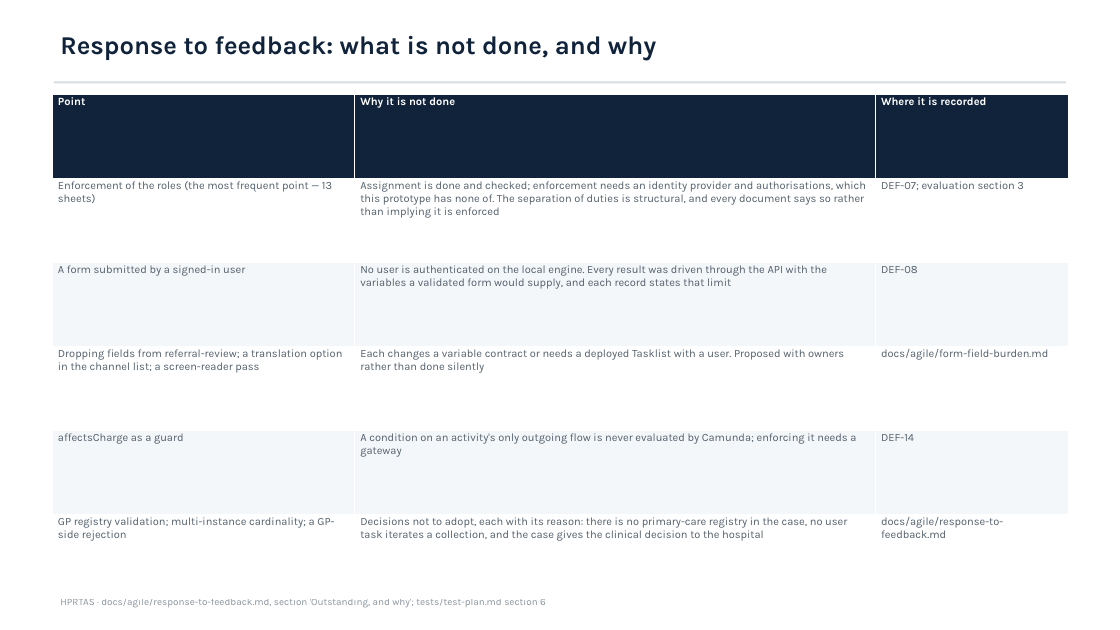
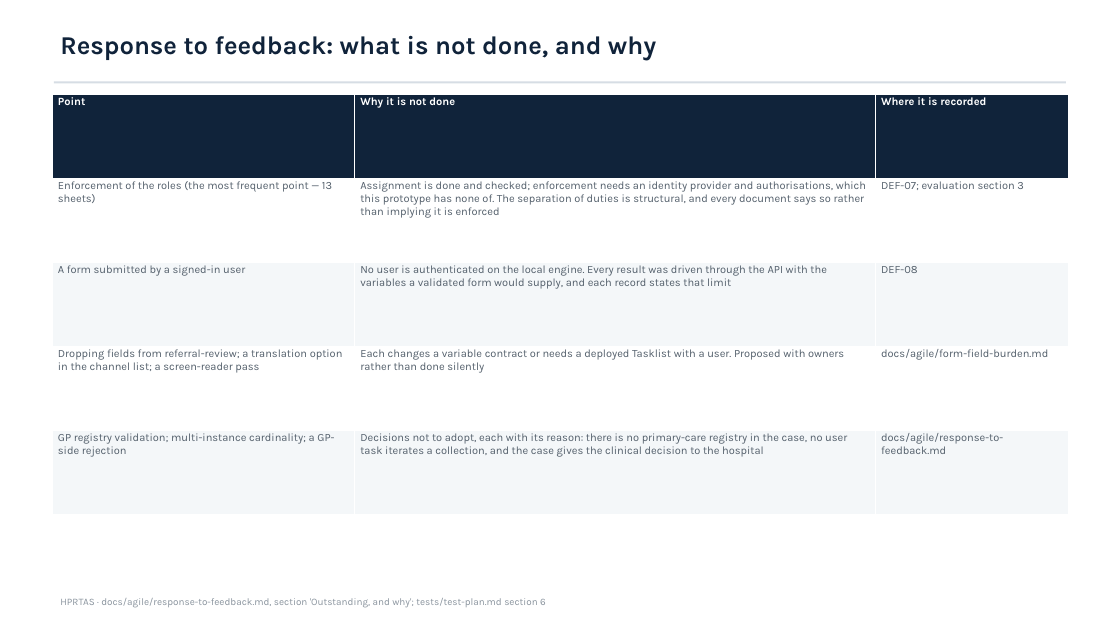
Before and after one commit to GuardFell/HPRTAS, a slide deck: slide 11 of HPRTAS - Second Release.pptx. Drawn at 1120x630 pixels with LibreOffice and Linux fonts; fonts in the diff are those of the drawing. Boxes give left, top, right and bottom in pixels: in the first picture for what was removed or moved away, otherwise in the second. Text is boxed around its words. In the diff, an @@ line names an element or a change of style, - is before the commit and + after.

```diff
--- a/HPRTAS - Second Release.pptx
+++ b/HPRTAS - Second Release.pptx
@@ table at (52,94,1069,514) @@
-row 5: affectsCharge as a guard | A condition on an activity's only outgoing flow is never evaluated by Camunda; enforcing it needs a gateway | DEF-14
```
Also in this commit, not shown: 3 other slides changed, 5 other files.
